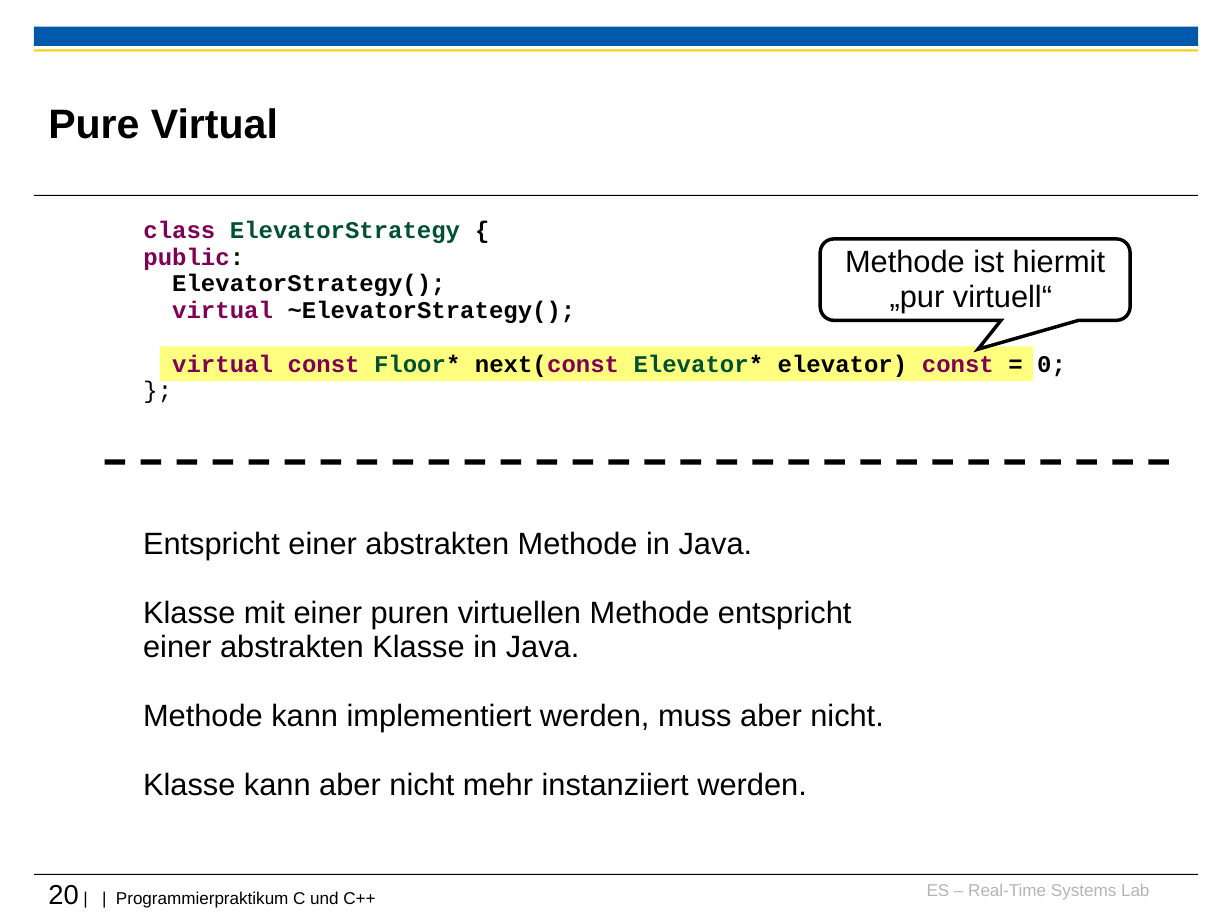
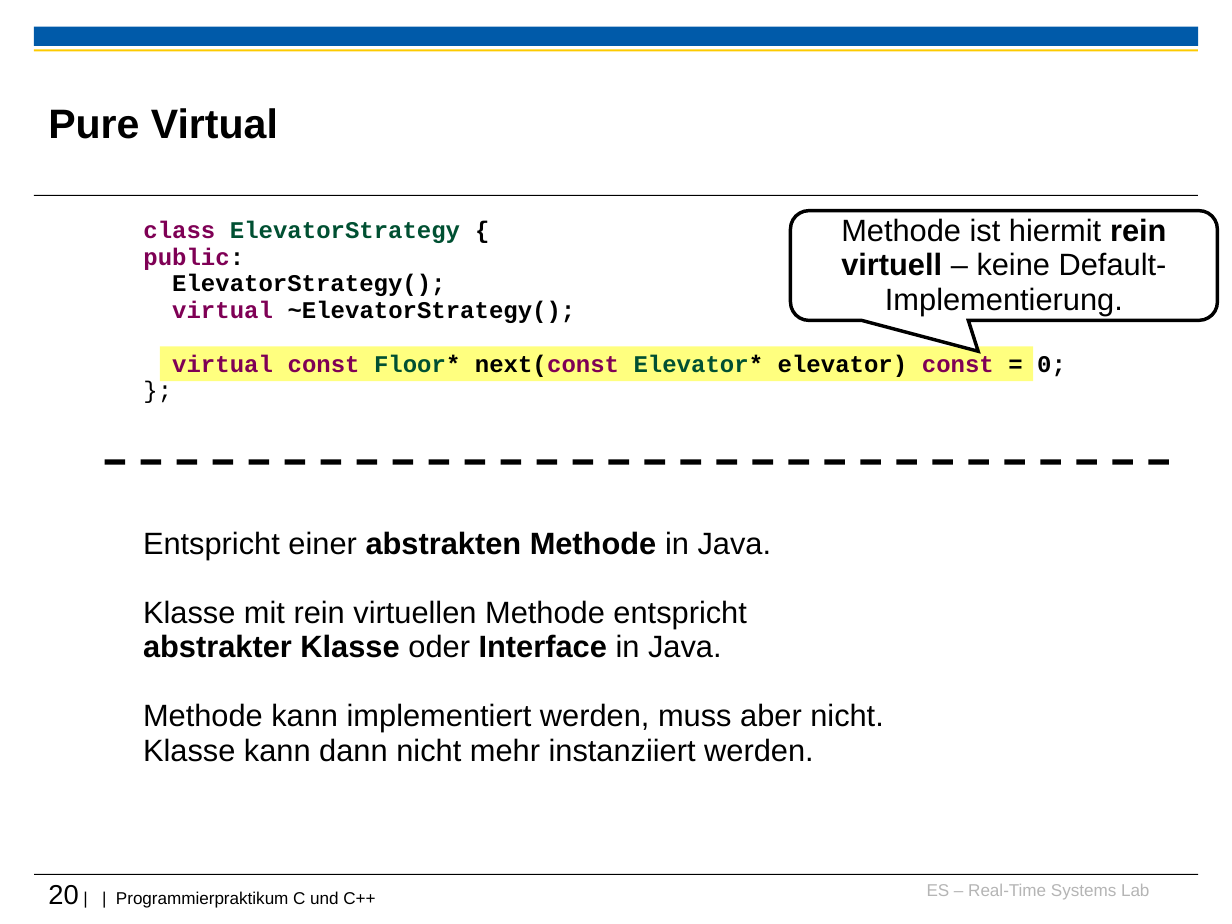
Before and after one commit to h82k/tud-cppp, a slide deck: slide 20 of Vorlesung/3 Vererbung-Polymorphie_F18.ppt. Drawn at 1232x924 pixels with LibreOffice and Linux fonts; fonts in the diff are those of the drawing; background and template pictures are left out. Boxes give left, top, right and bottom in pixels: in the first picture for what was removed or moved away, otherwise in the second. Text is boxed around its words. In the diff, an @@ line names an element or a change of style, - is before the commit and + after.

```diff
--- a/Vorlesung/3 Vererbung-Polymorphie_F18.ppt
+++ b/Vorlesung/3 Vererbung-Polymorphie_F18.ppt
@@ rounded speech box "Methode ist hiermit rein virtuell ...": place and size @@
-rounded speech box "Methode ist hiermit rein virtuell ..." at [821,239,1131,320]
+rounded speech box "Methode ist hiermit rein virtuell ..." at [791,211,1218,320]
@@ rounded speech box "Methode ist hiermit rein virtuell ..." at [791,211,1218,320]: proportions changed @@
@@ text in rounded speech box at [841,218,1167,315]: text changed @@
-Methode ist hiermit „pur virtuell“
+Methode ist hiermit rein virtuell – keine Default-Implementierung.
@@ text at [143,531,772,560]: bold on in "abstrakten Methode" @@
@@ text at [143,600,746,658]: text changed @@
-Klasse mit einer puren virtuellen Methode entspricht einer abstrakten Klasse in Java.
+Klasse mit rein virtuellen Methode entspricht abstrakter Klasse oder Interface in Java.
@@ text at [143,738,813,762]: text changed @@
-Klasse kann aber nicht mehr instanziiert werden.
+Klasse kann dann nicht mehr instanziiert werden.
```
Also in this commit, not shown: 8 other slides changed.
